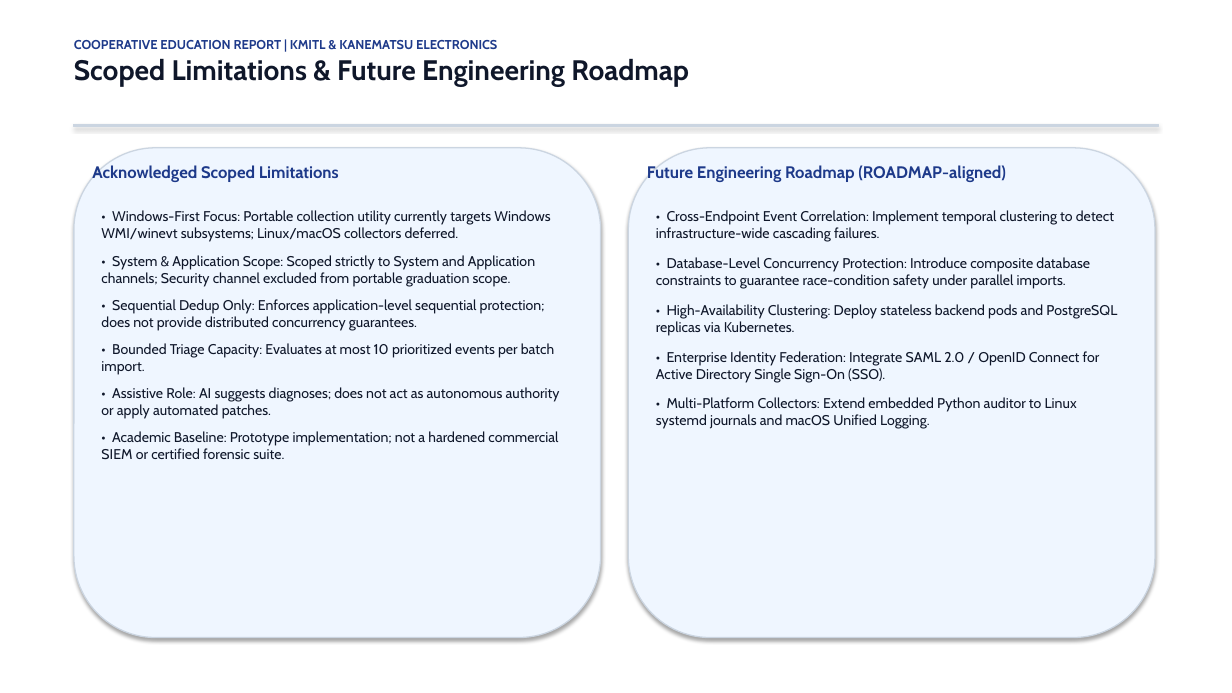
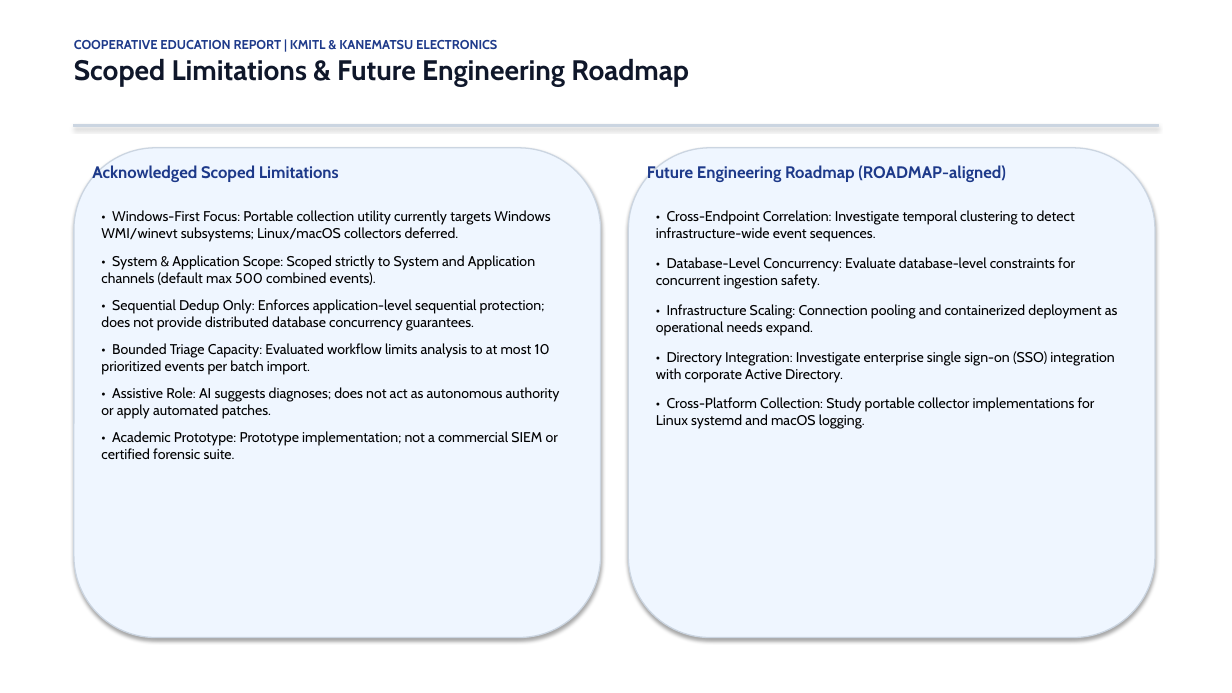
Before and after one commit to Ratthabhumi/EIMS, a slide deck: slide 14 of docs/presentation/EIMS_COOP_PRESENTATION_2026.pptx. Drawn at 1232x693 pixels with LibreOffice and Linux fonts; fonts in the diff are those of the drawing. Boxes give left, top, right and bottom in pixels: in the first picture for what was removed or moved away, otherwise in the second. Text is boxed around its words. In the diff, an @@ line names an element or a change of style, - is before the commit and + after.

Commit message:
docs(report): apply final editorial and presentation QA corrections

```diff
--- a/docs/presentation/EIMS_COOP_PRESENTATION_2026.pptx
+++ b/docs/presentation/EIMS_COOP_PRESENTATION_2026.pptx
@@ text at bbox=[101, 210, 560, 419]: text colour #0F172A to #000000 in "• Windows-First Focus: Portable collection utility currently ...", "• Assistive Role: AI suggests diagnoses; does ..." @@
@@ text at bbox=[656, 210, 1118, 429]: text changed; text colour #0F172A to #000000 @@
-• Cross-Endpoint Event Correlation: Implement temporal clustering to detect infrastructure-wide cascading failures.
-• Database-Level Concurrency Protection: Introduce composite database constraints to guarantee race-condition safety under parallel imports.
-• High-Availability Clustering: Deploy stateless backend pods and PostgreSQL replicas via Kubernetes.
-• Enterprise Identity Federation: Integrate SAML 2.0 / OpenID Connect for Active Directory Single Sign-On (SSO).
-• Multi-Platform Collectors: Extend embedded Python auditor to Linux systemd journals and macOS Unified Logging.
+• Cross-Endpoint Correlation: Investigate temporal clustering to detect infrastructure-wide event sequences.
+• Database-Level Concurrency: Evaluate database-level constraints for concurrent ingestion safety.
+• Infrastructure Scaling: Connection pooling and containerized deployment as operational needs expand.
+• Directory Integration: Investigate enterprise single sign-on (SSO) integration with corporate Active Directory.
+• Cross-Platform Collection: Study portable collector implementations for Linux systemd and macOS logging.
@@ text at bbox=[101, 255, 550, 375]: text changed; text colour #0F172A to #000000 @@
-• System & Application Scope: Scoped strictly to System and Application channels; Security channel excluded from portable graduation scope.
-• Sequential Dedup Only: Enforces application-level sequential protection; does not provide distributed concurrency guarantees.
-• Bounded Triage Capacity: Evaluates at most 10 prioritized events per batch import.
+• System & Application Scope: Scoped strictly to System and Application channels (default max 500 combined events).
+• Sequential Dedup Only: Enforces application-level sequential protection; does not provide distributed database concurrency guarantees.
+• Bounded Triage Capacity: Evaluated workflow limits analysis to at most 10 prioritized events per batch import.
@@ text at bbox=[101, 431, 558, 459]: text changed; text colour #0F172A to #000000 @@
-• Academic Baseline: Prototype implementation; not a hardened commercial SIEM or certified forensic suite.
+• Academic Prototype: Prototype implementation; not a commercial SIEM or certified forensic suite.
```
Also in this commit, not shown: 14 other slides changed, 16 other files.
